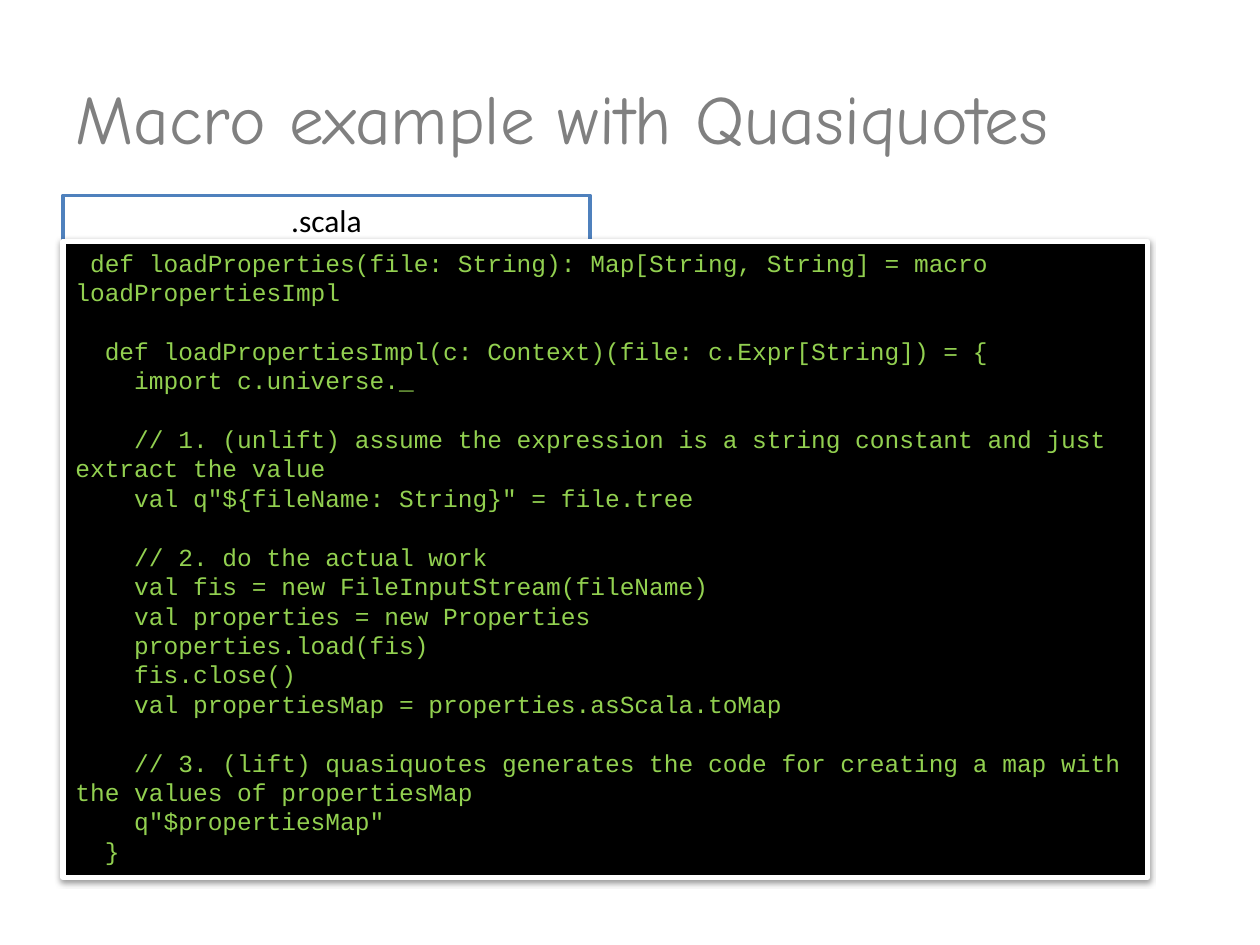
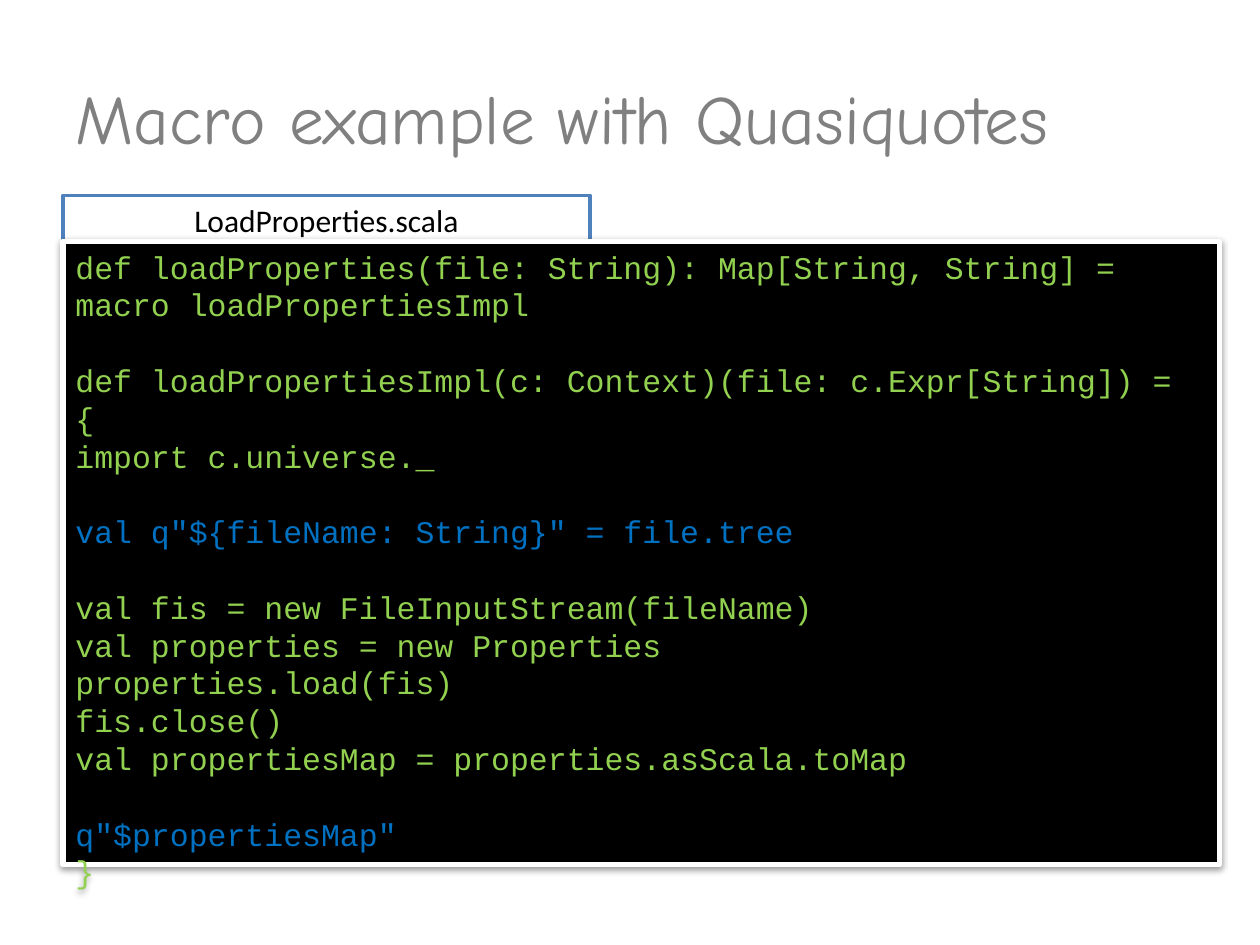
Before and after one commit to valdisxp1/scala-metaprograming-fun, a slide deck: slide 9 of Scala_metaprogramming.pptx. Drawn at 1260x945 pixels with LibreOffice and Linux fonts; fonts in the diff are those of the drawing. Boxes give left, top, right and bottom in pixels: in the first picture for what was removed or moved away, otherwise in the second. Text is boxed around its words. In the diff, an @@ line names an element or a change of style, - is before the commit and + after.

Commit message:
cleanup examples

```diff
--- a/Scala_metaprogramming.pptx
+++ b/Scala_metaprogramming.pptx
@@ text in rectangle at (x1=194, y1=210, x2=458, y2=237): text changed @@
-.scala
+LoadProperties.scala
@@ rectangle "def loadProperties(file: String): Map[String, String] ..." resized from (x1=63, y1=242, x2=1148, y2=878) to (x1=63, y1=242, x2=1220, y2=866) @@
@@ rectangle "def loadProperties(file: String): Map[String, String] ..." at (x1=63, y1=242, x2=1220, y2=866): size 14 to 18 pt; text colour #92D050 to #0070C0 in "val q"${fileName: String}" = file.tree", "q"$propertiesMap"" @@
@@ text in rectangle at (x1=75, y1=430, x2=1105, y2=478): paragraph removed @@
-// 1. (unlift) assume the expression is a string constant and just extract the value
@@ text in rectangle at (x1=178, y1=548, x2=487, y2=567): paragraph removed @@
-// 2. do the actual work
@@ text in rectangle at (x1=75, y1=754, x2=1120, y2=806): paragraph removed @@
-// 3. (lift) quasiquotes generates the code for creating a map with the values of propertiesMap
```
Also in this commit, not shown: 4 other slides changed.
